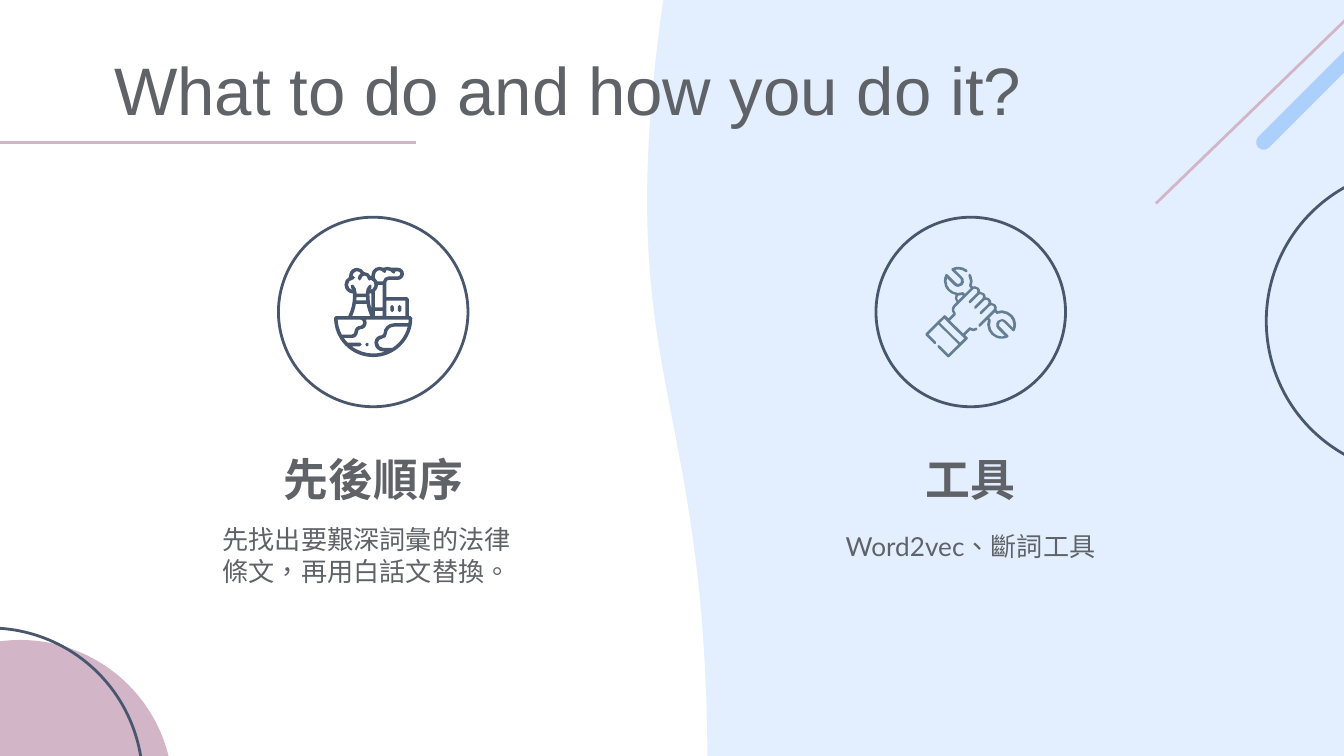
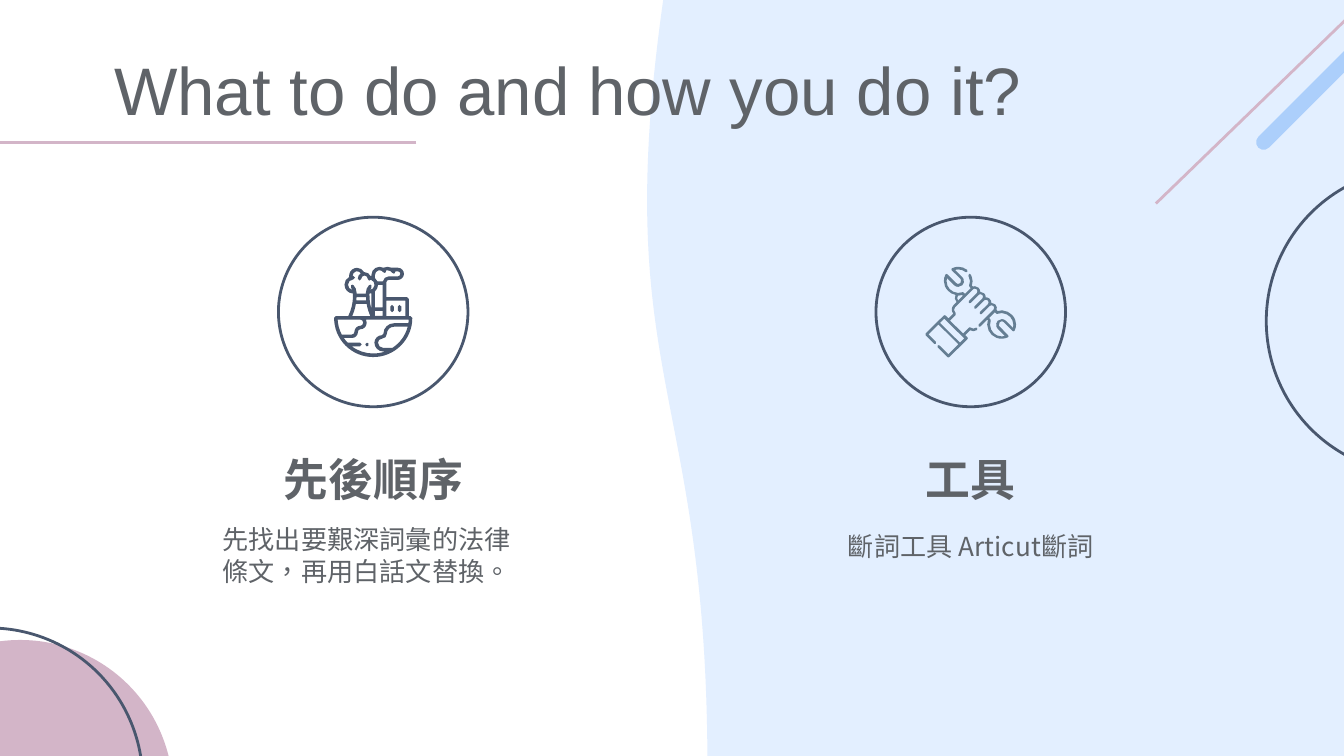
Before and after one commit to sun-wt/deadline-, a slide deck: slide 4 of Project_deadline.pptx. Drawn at 1344x756 pixels with LibreOffice and Linux fonts; fonts in the diff are those of the drawing. Boxes give left, top, right and bottom in pixels: in the first picture for what was removed or moved away, otherwise in the second. Text is boxed around its words. In the diff, an @@ line names an element or a change of style, - is before the commit and + after.

```diff
--- a/Project_deadline.pptx
+++ b/Project_deadline.pptx
@@ subtitle at [848,534,1094,558]: text changed; font Lato to Noto Sans CJK SC @@
-Word2vec、斷詞工具
+斷詞工具 Articut斷詞
```
Also in this commit, not shown: 3 other slides changed, 7 slides added, 1 slide removed, 1 other file.
